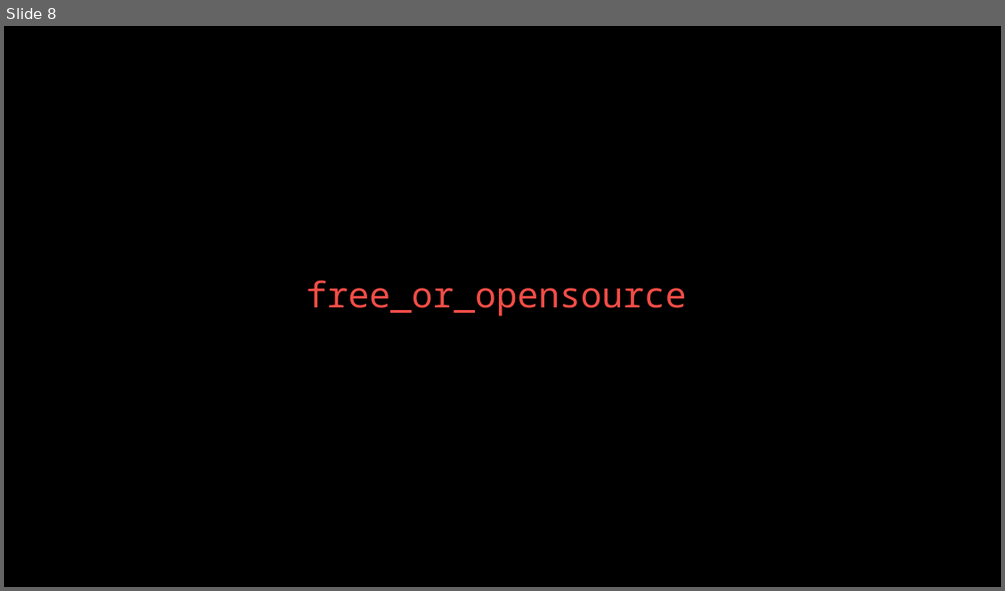
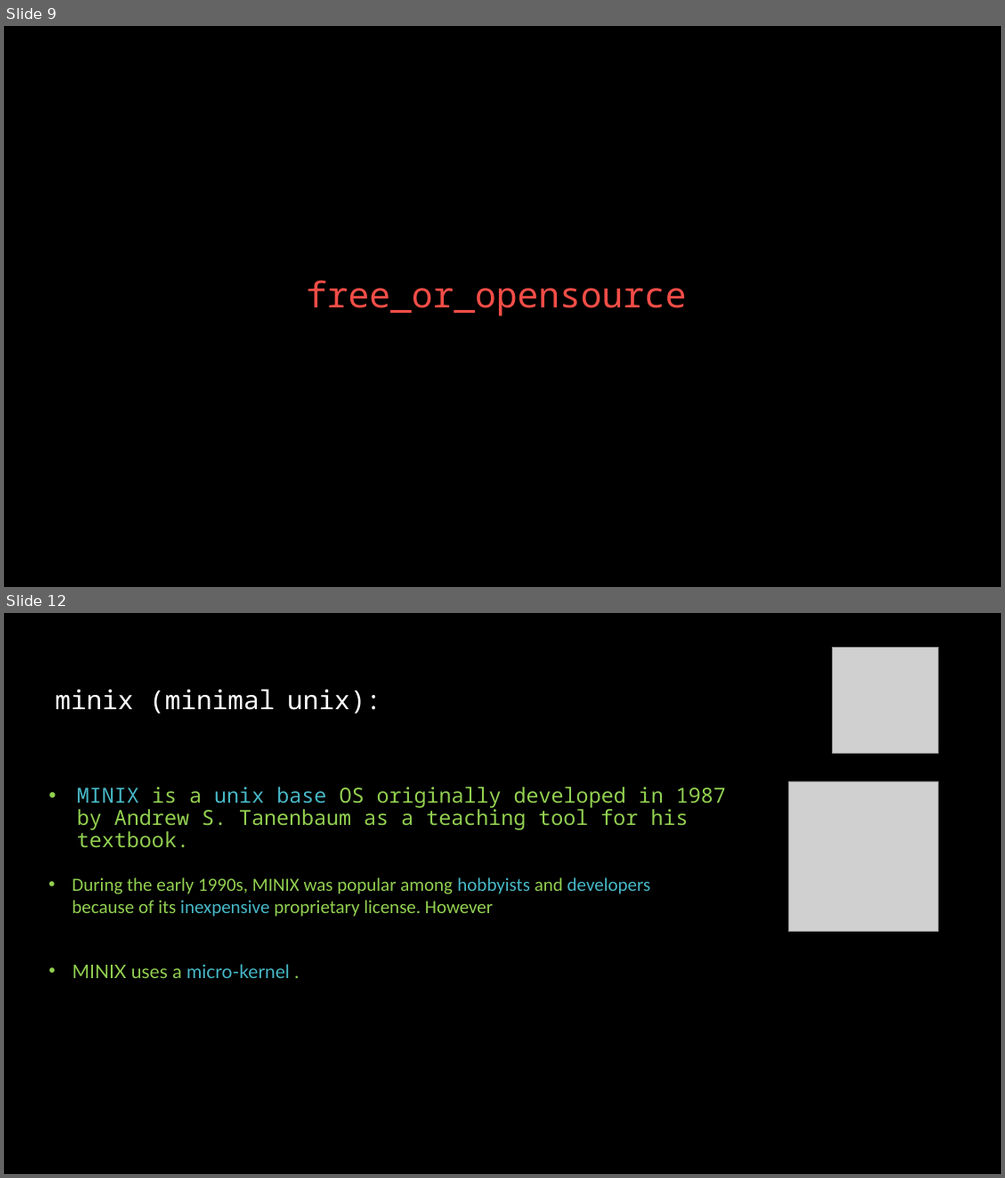
Before and after one commit to linuxfestival/introduction-to-linux-resources, a slide deck: amirkabir_linux_festival.pptx. Shown one above the other, each under a label of ours: slide 8 before the commit, slides 9 and 12 after it; the slides between them are not shown. The pictures are 1005x591 and 1005x1178 pixels, drawn with LibreOffice and Linux fonts; fonts in the diff are those of the drawing; grey boxes stand for pictures. Boxes give left, top, right and bottom in pixels: in the first picture for what was removed or moved away, otherwise in the second. Text is boxed around its words. In the diff, an @@ line names an element or a change of style, - is before the commit and + after.

Commit message:
minix added

```diff
--- a/amirkabir_linux_festival.pptx
+++ b/amirkabir_linux_festival.pptx
@@ slide 12 added at <box>4,613,1001,1174</box>, background #000000 @@
@@ picture added at <box>833,648,938,754</box> @@
@@ title added at <box>55,689,381,714</box>, 25.2 pt, text #FFFFFF @@
+minix (minimal unix):
@@ text added at <box>77,787,726,848</box>, 20 pt, text #92D050 @@
+• MINIX is a unix base OS originally developed in 1987 by Andrew S. Tanenbaum as a teaching tool for his textbook.
@@ picture added at <box>788,781,938,931</box> @@
@@ text added at <box>72,877,651,916</box>, 18 pt, text #92D050 @@
+• During the early 1990s, MINIX was popular among hobbyists and developers because of its inexpensive proprietary license. However
@@ text added at <box>73,964,290,978</box>, 18 pt, text #47B8C7 @@
+• MINIX uses a micro-kernel .
@@ what was slide 8 is now slide 9 @@
```
Also in this commit, not shown: 5 slides changed, 1 other slide added, 1 slide removed.
